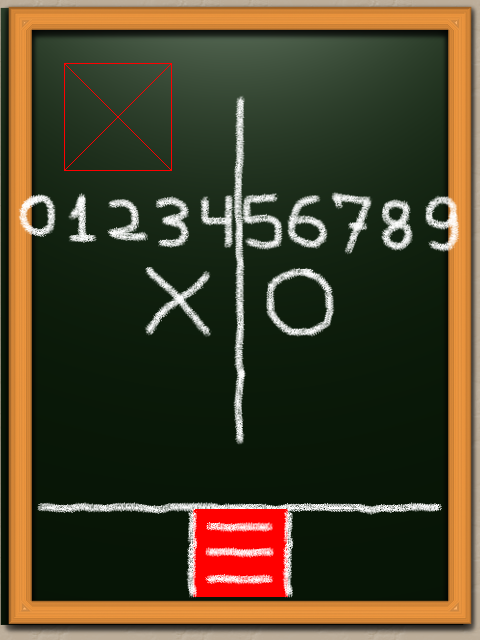
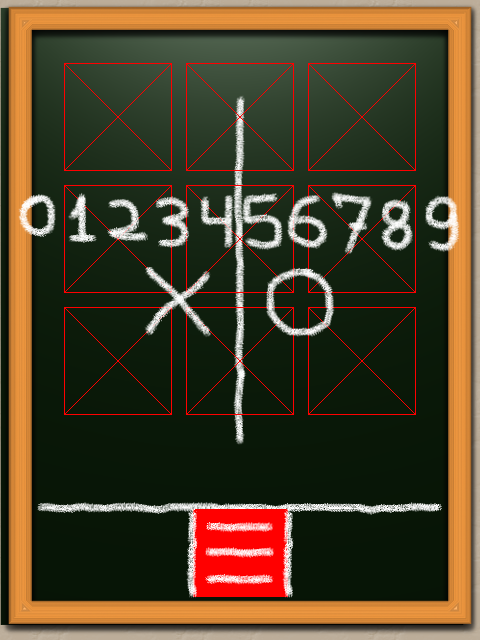
The second (480, 640) image is a revision of the first. Changes to its layers:
added layer "debug_area_9" in group "layout" over (308, 307, 416, 415)
added layer "debug_area_8" in group "layout" over (186, 307, 294, 415)
added layer "debug_area_7" in group "layout" over (64, 307, 172, 415)
added layer "debug_area_6" in group "layout" over (308, 185, 416, 293)
added layer "debug_area_5" in group "layout" over (186, 185, 294, 293)
added layer "debug_area_4" in group "layout" over (64, 185, 172, 293)
added layer "debug_area_3" in group "layout" over (308, 63, 416, 171)
added layer "debug_area_2" in group "layout" over (186, 63, 294, 171)
